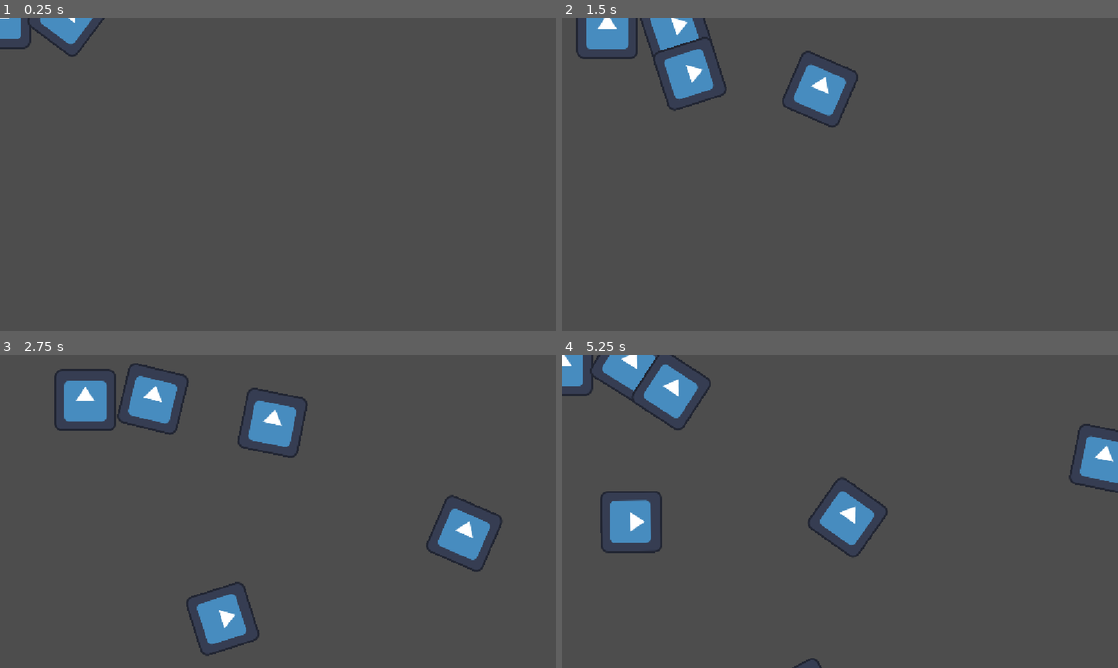
Above: before the commit, frames 1-4 (two rows, left to right).
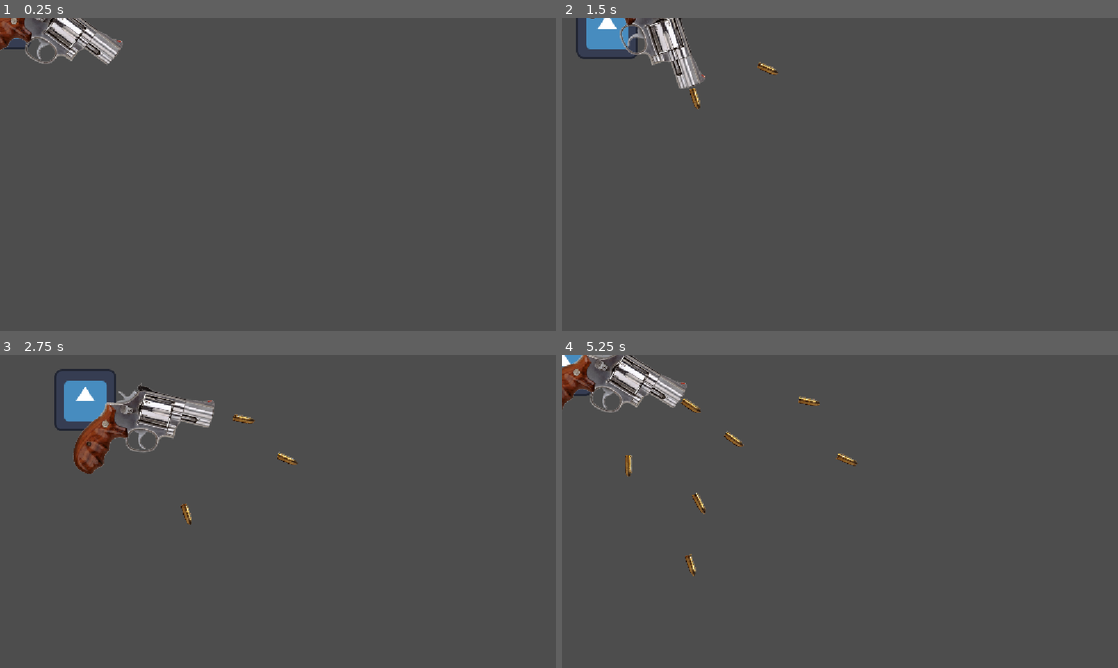
Above: after the commit, the same moments.

Repository: RealCet/bonzen-2
Game: Godot game, scene res://player.tscn
Same seed, same stepped clock (60 frames per second), same inputs: the game is played once before the commit and once after it. The engine's default icon, where the game draws it, is replaced by a stand-in: a white triangle on a blue panel in a dark square.
Inputs (mouse positions are in pixels of both pictures, inside the frame that each line leads up to):
- Up to frame 1 (0.25 s): no input
- Up to frame 2 (1.5 s): tap Enter at 0.5 s; move the mouse to (962, 158) at 0.52 s; hold D (right) 0.53-1.28 s; click (962, 158) at 0.6 s; move the mouse to (728, 190) at 1.27 s; hold S (down) from 1.28 s (still down); click (728, 190) at 1.35 s
- Up to frame 3 (2.75 s): move the mouse to (333, 442) at 2.02 s; release S (down) at 2.03 s; hold D (right) from 2.03 s (still down); click (333, 442) at 2.1 s
- Up to frame 4 (5.25 s): move the mouse to (812, 574) at 2.77 s; release D (right) at 2.78 s; hold W (up) 2.78-3.53 s; click (812, 574) at 2.85 s; move the mouse to (1006, 558) at 3.52 s; hold A (left) 3.53-5.03 s; click (1006, 558) at 3.6 s; move the mouse to (673, 464) at 4.27 s; click (673, 464) at 4.35 s; move the mouse to (867, 511) at 5.02 s; hold S (down) from 5.03 s (still down); click (867, 511) at 5.1 s

The runs differ from the first frame. In frame 1, 2.0% of the frame differs, in the area x 0-23%, y 0-16%; in frame 2, 3.9%; in frame 3, 7.5%, in the area x 13-91%, y 2-97%; in frame 4, 7.3%.

Commit message:
new textures

Diff:
--- a/bullet.tscn
+++ b/bullet.tscn
@@ -1,17 +1,21 @@
 [gd_scene format=3 uid="uid://btipdiqmft2lo"]
 
 [ext_resource type="Script" uid="uid://bbqpr8318sece" path="res://bullet.gd" id="1_v7oki"]
-[ext_resource type="Texture2D" uid="uid://o0klyqy1kswu" path="res://icon.svg" id="2_v8qja"]
+[ext_resource type="Texture2D" uid="uid://bqwuixa142nue" path="res://bullet.png" id="2_v8qja"]
 
 [sub_resource type="RectangleShape2D" id="RectangleShape2D_v7oki"]
-size = Vector2(127, 127)
+size = Vector2(732, 248)
 
 [node name="bullet" type="Area2D" unique_id=458596083]
+scale = Vector2(0.25, 0.25)
 script = ExtResource("1_v7oki")
 
 [node name="Sprite2D" type="Sprite2D" parent="." unique_id=2139091361]
+position = Vector2(-2, 0)
+scale = Vector2(0.25, 0.25)
 texture = ExtResource("2_v8qja")
+flip_h = true
 
 [node name="CollisionShape2D" type="CollisionShape2D" parent="Sprite2D" unique_id=1431862669]
-position = Vector2(0, 0.5)
+position = Vector2(-36, 8)
 shape = SubResource("RectangleShape2D_v7oki")
--- a/gun.tscn
+++ b/gun.tscn
@@ -1,13 +1,16 @@
 [gd_scene format=3 uid="uid://cdof0o0taiebs"]
 
 [ext_resource type="Script" uid="uid://dargu8opic11j" path="res://gun.gd" id="1_vk1bi"]
-[ext_resource type="Texture2D" uid="uid://o0klyqy1kswu" path="res://icon.svg" id="2_dk5gl"]
+[ext_resource type="Texture2D" uid="uid://76otg4s42db8" path="res://snubnose revolver gun.png" id="2_dk5gl"]
 
 [node name="Gun" type="Node2D" unique_id=204256679]
 script = ExtResource("1_vk1bi")
 
+[node name="Marker2D" type="Marker2D" parent="." unique_id=1016754073]
+position = Vector2(150, 4)
+
 [node name="Sprite2D" type="Sprite2D" parent="." unique_id=1288615763]
+position = Vector2(-1.9999998, 78)
+scale = Vector2(0.66, 0.66)
 texture = ExtResource("2_dk5gl")
-
-[node name="Marker2D" type="Marker2D" parent="." unique_id=1016754073]
-position = Vector2(68, 0)
+flip_h = true
Binary file added: bullet.png
Not shown, added: bullet.png.import
Binary file added: snubnose revolver gun.png
Not shown, added: snubnose revolver gun.png.import
